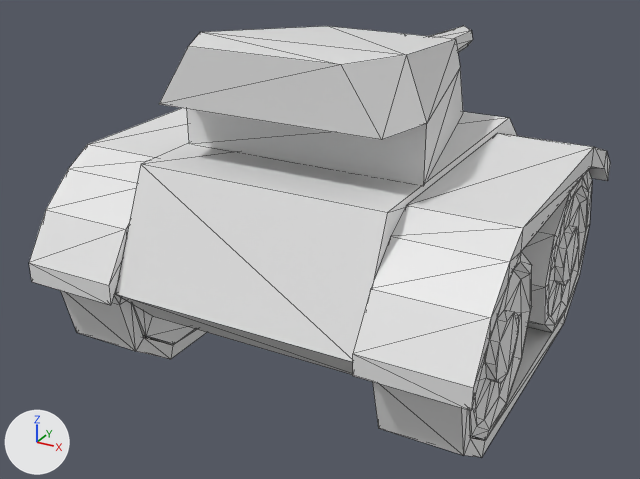
An edit to the glTF model public/models/tank1.glb, drawn before and after from the same camera.
Both versions are drawn from a camera (50 mm lens) standing at (1.56, -3.05, 1.93) and looking at (-0.12, -0.01, 0.41). Lighting does not change. The marker at lower left points along +X, +Y and +Z. Mesh edges are drawn as thin lines. Vertices at the same position are counted once.

Names of what the first picture shows: 'BézierCurve'.
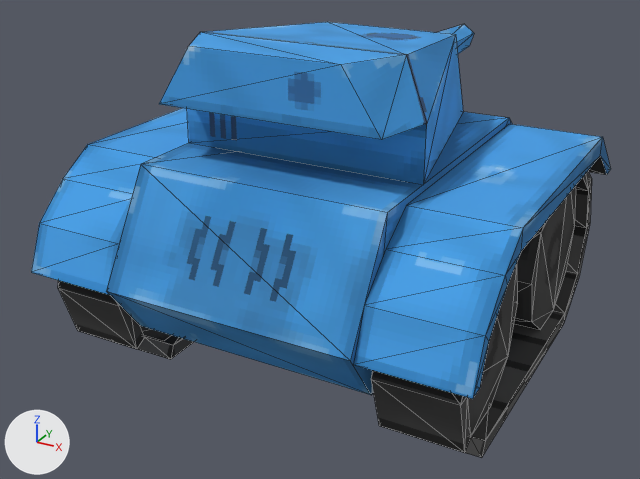
Location of each change, (x1, y1, x2, y2) in pixels of the pictures (640 x 479 px):
'BézierCurve', reshaped, moved
    before: (29, 26, 610, 457)
    after: (31, 22, 611, 457)
part 1 of me_béziercurve_003, rebuilt
    before: (61, 290, 207, 359)
    after: (31, 108, 189, 295)
part 2 of me_béziercurve_003, rebuilt (18% wider)
    before: (373, 170, 592, 457)
    after: (353, 124, 611, 399)
part 3 of me_béziercurve_003, rebuilt
    before: (115, 112, 517, 375)
    after: (159, 22, 463, 185)
part 4 of me_béziercurve_003, added (black)
    after: (58, 281, 193, 359)
part 5 of me_béziercurve_003, added (black)
    after: (371, 171, 592, 457)
part 6 of me_béziercurve_003, added
    after: (140, 326, 171, 341)
part 7 of me_béziercurve_003, added (black)
    after: (514, 187, 576, 330)
part 8 of me_béziercurve_003, added (black)
    after: (468, 263, 518, 435)
part 9 of me_béziercurve_003, added (blue)
    after: (437, 24, 474, 54)
part 10 of me_béziercurve_003, added (blue)
    after: (106, 112, 512, 395)
part 11 of me_béziercurve_003, deleted
    before: (29, 108, 189, 305)
part 12 of me_béziercurve_003, deleted
    before: (430, 26, 473, 53)
part 13 of me_béziercurve_003, deleted
    before: (353, 133, 610, 410)
part 14 of me_béziercurve_003, deleted
    before: (159, 26, 463, 185)
part 15 of me_béziercurve_003, deleted
    before: (133, 305, 195, 344)
part 16 of me_béziercurve_003, deleted
    before: (469, 177, 589, 439)

What changed in the scene script:
```text
Add img_tank:
    img_tank = load_image('tank', '_unpacked/tank', 256, 256, 'sRGB')
Add mat_материал:
    mat_материал = principled_material('Материал')
    mat_материал.texture = img_tank
    mat_материал.roughness = 1.0
Change me_béziercurve_003:
    used by ob_béziercurve; location = (0.0, 0.0, 0.0)
    remove me_béziercurve_003.from_pydata(...)  # 436 vertices, 836 faces; spans x -0.89..0.89, y -0.91..1.28, z -0.01..1.32
    remove me_béziercurve_003.materials.append(mat_material)  # white #e7e7e7
    add me_béziercurve_003.from_pydata(...)  # 254 vertices, 387 faces; spans x -0.89..0.89, y -0.91..1.3, z -0.54..0.79
    me_béziercurve_003 part 1: the loose piece of 40 vertices spanning x -0.83..-0.52, y -0.83..0.82, z -0.01..0.76 is rebuilt with 24 vertices and now spans x -0.89..-0.49, y -0.89..0.85, z -0.08..0.33, in mat_материал (picture img_tank)
    me_béziercurve_003 part 2: the loose piece of 40 vertices spanning x 0.52..0.83, y -0.83..0.82, z -0.01..0.76 is rebuilt with 24 vertices and now spans x 0.49..0.89, y -0.89..0.85, z -0.08..0.33, in mat_материал (picture img_tank)
    me_béziercurve_003 part 3: the loose piece of 16 vertices spanning x -0.49..0.49, y -0.88..0.97, z 0.26..0.89 is rebuilt with 14 vertices and now spans x -0.49..0.49, y -0.61..0.54, z 0.36..0.79, in mat_материал (picture img_tank)
    me_béziercurve_003 part 4: a new loose piece of 40 vertices spanning x -0.83..-0.52, y -0.82..0.83, z -0.54..0.23, in mat_материал (picture img_tank)
    me_béziercurve_003 part 5: a new loose piece of 40 vertices spanning x 0.52..0.83, y -0.82..0.83, z -0.54..0.23, in mat_материал (picture img_tank)
    me_béziercurve_003 part 6: a new loose piece of 20 vertices spanning x -0.78..-0.57, y -0.76..-0.09, z -0.48..0.16, in mat_материал (picture img_tank)
    me_béziercurve_003 part 7: a new loose piece of 20 vertices spanning x 0.57..0.78, y 0.09..0.76, z -0.48..0.16, in mat_материал (picture img_tank)
    me_béziercurve_003 part 8: a new loose piece of 20 vertices spanning x 0.57..0.78, y -0.76..-0.09, z -0.48..0.16, in mat_материал (picture img_tank)
    me_béziercurve_003 part 9: a new loose piece of 18 vertices spanning x -0.14..0.14, y 0.4..1.3, z 0.41..0.68, in mat_материал (picture img_tank)
    me_béziercurve_003 part 10: a new loose piece of 14 vertices spanning x -0.49..0.49, y -0.91..0.98, z -0.27..0.36, in mat_материал (picture img_tank)
    me_béziercurve_003 part 11: the loose piece of 28 vertices spanning x -0.89..-0.49, y -0.91..0.8, z 0.42..0.86 is deleted
    me_béziercurve_003 part 12: the loose piece of 28 vertices spanning x -0.14..0.14, y 0.37..1.28, z 0.94..1.2 is deleted
    me_béziercurve_003 part 13: the loose piece of 28 vertices spanning x 0.49..0.89, y -0.91..0.8, z 0.42..0.86 is deleted
    me_béziercurve_003 part 14: the loose piece of 16 vertices spanning x -0.49..0.49, y -0.62..0.53, z 0.88..1.32 is deleted
    me_béziercurve_003 part 15
    120 vertices are removed from x -0.85..-0.52, y -0.77..0.75, z 0.05..0.69
    232 faces are deleted
    me_béziercurve_003 part 16
    120 vertices are removed from x 0.52..0.85, y -0.77..0.75, z 0.05..0.69
    232 faces are deleted
    add me_béziercurve_003.materials.append(mat_материал)  # picture img_tank
Change ob_béziercurve:
    ob_béziercurve.location: (0.0, 0.0, 0.0) -> (0.0, -0.011, 0.532)
```
